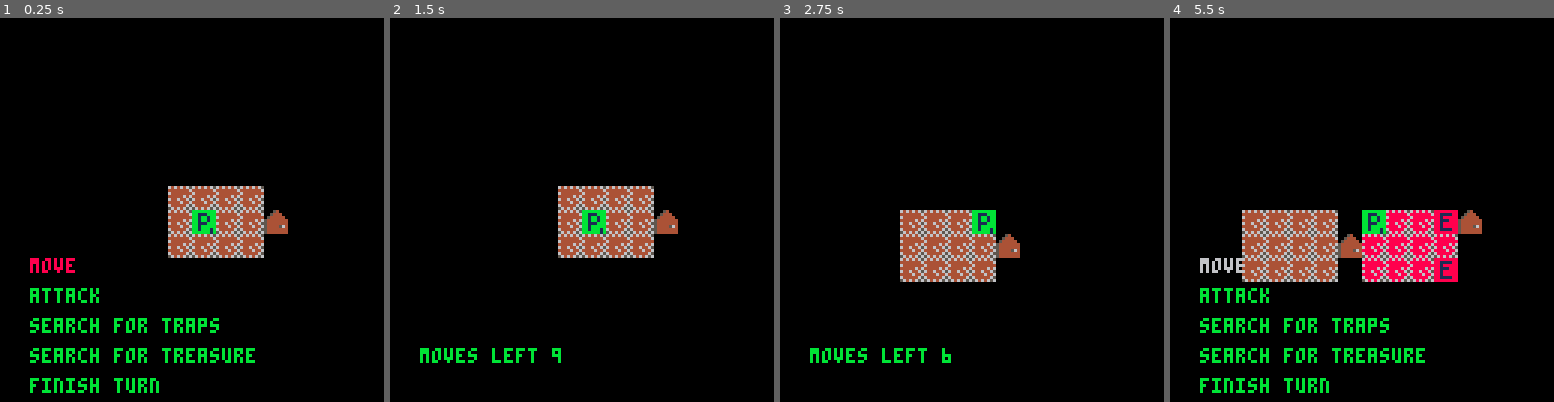
Above: before the commit, frames 1-4 (left to right).
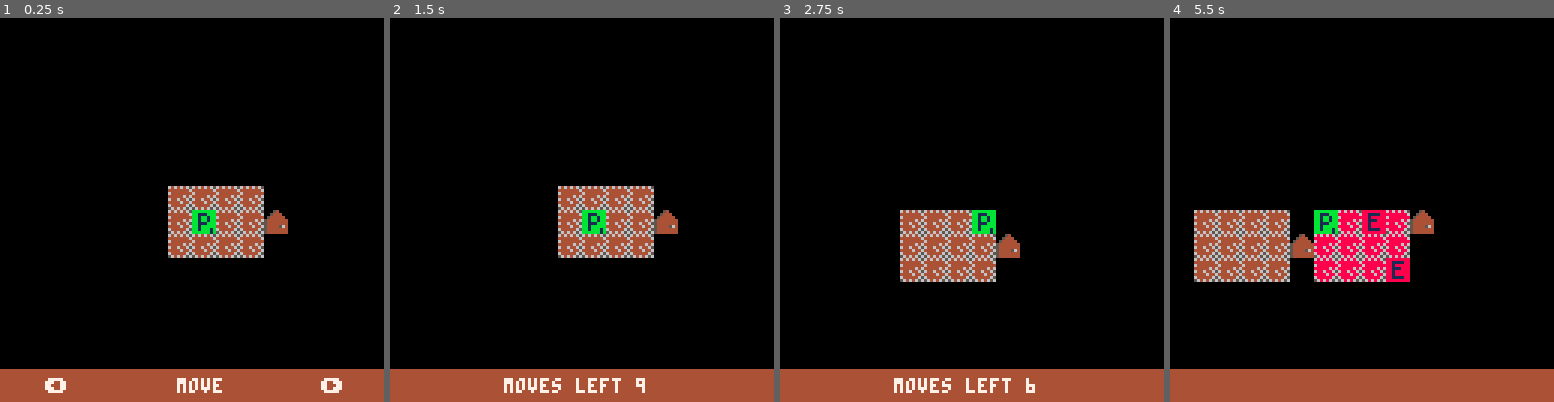
Above: after the commit, the same moments.

Repository: rad-corps/HQuest
Game: PICO-8 cartridge hq.p8
Same seed, same stepped clock (60 frames per second), same inputs: the game is played once before the commit and once after it.
Inputs:
- Up to frame 1 (0.25 s): no input
- Up to frame 2 (1.5 s): tap X (X key) at 0.33, 1.07 s; tap O (Z key) at 0.7 s
- Up to frame 3 (2.75 s): hold Right 1.6-2.1 s; tap O (Z key) at 1.7, 2.1, 2.5 s; tap X (X key) at 1.85 s; hold Up 2.15-2.42 s; hold Right from 2.47 s (still down)
- Up to frame 4 (5.5 s): tap O (Z key) every 0.4 s from 2.9 to 5.3 s; tap X (X key) at 2.97, 4.08, 5.2 s; release Right at 3.03 s; hold Left 3.08-3.58 s; hold Down 3.63-3.97 s; hold Right 4.02-4.68 s; hold Up 4.73-5.03 s; hold Left from 5.08 s (still down)

The runs differ from the first frame. In frame 1, 11% of the frame differs, in the area x 0-100%, y 62-100%; in frame 2, 9.2%; in frame 3, 9.2%; in frame 4, 19%, in the area x 0-100%, y 50-100%.

Commit message:
tidied up player GUI

Diff:
--- a/hq.p8
+++ b/hq.p8
@@ -11,6 +11,7 @@
 map_w=34
 map_h=25
 move_or_action_menu = {}
+cam_cache = {0,0}
 mission = {
 	starting_point = {3,3},
 	door_locations = {
@@ -28,6 +29,23 @@
 		{10,4}
 	}
 }
+
+gui = {}
+
+function set_camera(x,y)
+	cam_cache = {x,y}
+	camera(x,y)
+end
+
+function restore_camera()
+	camera(cam_cache[1], cam_cache[2])
+end
+
+function gui:draw()
+	camera()
+	rectfill(0,117,128,128, 4)
+	restore_camera()
+end
 
 function init_rooms_array()
 
@@ -179,34 +197,26 @@
 function player:draw()
 	--centre camera
 	if actor_index == 1 then
-		camera(self.x * 8 - 64, self.y * 8 - 64)
+		set_camera(self.x * 8 - 64, self.y * 8 - 64)
 	end
 
 	spr(0,self.x * 8, self.y * 8)
 
-	textanimcolour += 1
-	if textanimcolour > 15 then textanimcolour = 0 end
-
 	if actor_index == 1 then --draw text on screen
 
 		camera()
 
 		if self.state == "move" then
-			print("moves left " .. self.ml, 10, 110, 11)
+			print("       moves left " .. self.ml, 10, 120, 7)
 		elseif self.state == "move_or_action" then
-			local yoffset = 80
-			for i=1, #move_or_action_menu do
-				local text_col = 11
-				if i == self.menu_selection then text_col = textanimcolour end
-				print(move_or_action_menu[i], 10, yoffset, text_col)
-				yoffset += 10
-			end
+				print("\x8b" .. move_or_action_menu[self.menu_selection] .. "\x91", 15, 120, 7)
 		elseif self.state == "action" then
 
+
 		end
 	end
 	if actor_index == 1 then
-		camera(self.x * 8 - 64, self.y * 8 - 64)
+		restore_camera()
 	end
 end
 
@@ -252,8 +262,8 @@
 end
 
 function player:do_move_or_action_menu()
-	if (btnp(2)) self.menu_selection -= 1
-	if (btnp(3)) self.menu_selection += 1
+	if (btnp(0)) self.menu_selection -= 1
+	if (btnp(1)) self.menu_selection += 1
 	if self.menu_selection < 1 then self.menu_selection = #move_or_action_menu end
 	if self.menu_selection > #move_or_action_menu then self.menu_selection = 1 end
 
@@ -356,7 +366,7 @@
 	end
 
 	--centre camera
- 	camera(self.x * 8 - 64, self.y * 8 - 64)
+ 	set_camera(self.x * 8 - 64, self.y * 8 - 64)
 end
 
 function enemy:draw()
@@ -428,13 +438,13 @@
 function _init()
 	--state = "move_or_action"
 	wallid = 32
-	textanimcolour = 0
-
-	move_or_action_menu[1] = "move"
-	move_or_action_menu[2] = "attack"
-	move_or_action_menu[3] = "search for traps"
-	move_or_action_menu[4] = "search for treasure"
-	move_or_action_menu[5] = "finish turn"
+	textanimcolour = 5
+
+	move_or_action_menu[1] = "         move        "
+	move_or_action_menu[2] = "        attack       "
+	move_or_action_menu[3] = "  search for traps   "
+	move_or_action_menu[4] = " search for treasure "
+	move_or_action_menu[5] = "    finish turn      "
 
 	init_rooms_array()
 
@@ -458,10 +468,14 @@
 		rm:draw()
 	end
 
+	gui:draw()
+
 	--draw all actors
 	for k, v in pairs(actors) do
 		v:draw()
 	end
+
+
 end
 
 
